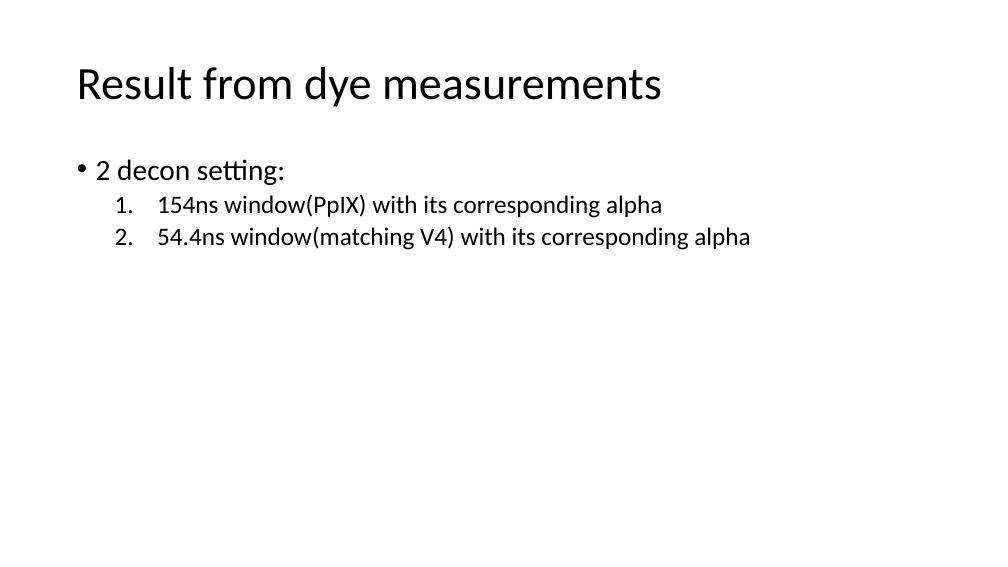
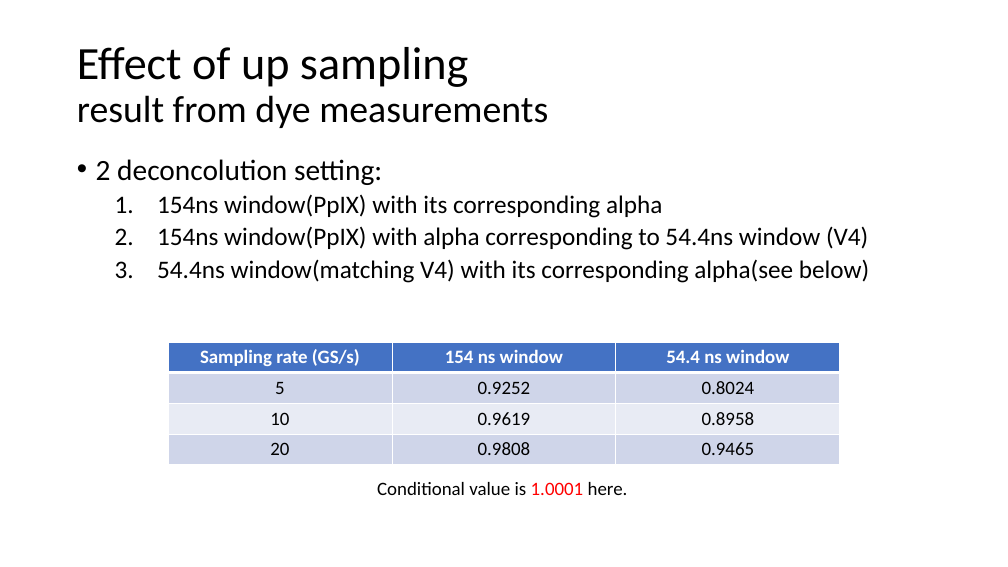
Before and after one commit to marculab/FLImBrushDataProcessingTool, a slide deck: slide 14 of AlphaDeterminatin/FLImBRUSH data processing.pptx (slide 10 before the commit). Drawn at 1008x567 pixels with LibreOffice and Linux fonts; fonts in the diff are those of the drawing. Boxes give left, top, right and bottom in pixels: in the first picture for what was removed or moved away, otherwise in the second. Text is boxed around its words. In the diff, an @@ line names an element or a change of style, - is before the commit and + after.

```diff
--- a/AlphaDeterminatin/FLImBRUSH data processing.pptx
+++ b/AlphaDeterminatin/FLImBRUSH data processing.pptx
@@ title at box(77, 47, 548, 128): text changed; size 44 to 36 pt @@
-Result from dye measurements
+Effect of up sampling
+result from dye measurements
@@ text at box(96, 159, 382, 185): text changed @@
-• 2 decon setting:
+• 2 deconcolution setting:
@@ text at box(157, 226, 869, 283): text changed @@
-  2. 54.4ns window(matching V4) with its corresponding alpha
+  2. 154ns window(PpIX) with alpha corresponding to 54.4ns window (V4)
+  3. 54.4ns window(matching V4) with its corresponding alpha(see below)
@@ table added at box(168, 343, 839, 465), 4 rows, 3 columns @@
+Sampling rate (GS/s) | 154 ns window | 54.4 ns window
+5 | 0.9252 | 0.8024
+10 | 0.9619 | 0.8958
+20 | 0.9808 | 0.9465
@@ text added at box(377, 482, 628, 495), 18 pt, text #000000 @@
+Conditional value is 1.0001 here.
```
Also in this commit, not shown: 8 other slides changed, 36 slides added, 4 slides removed.
